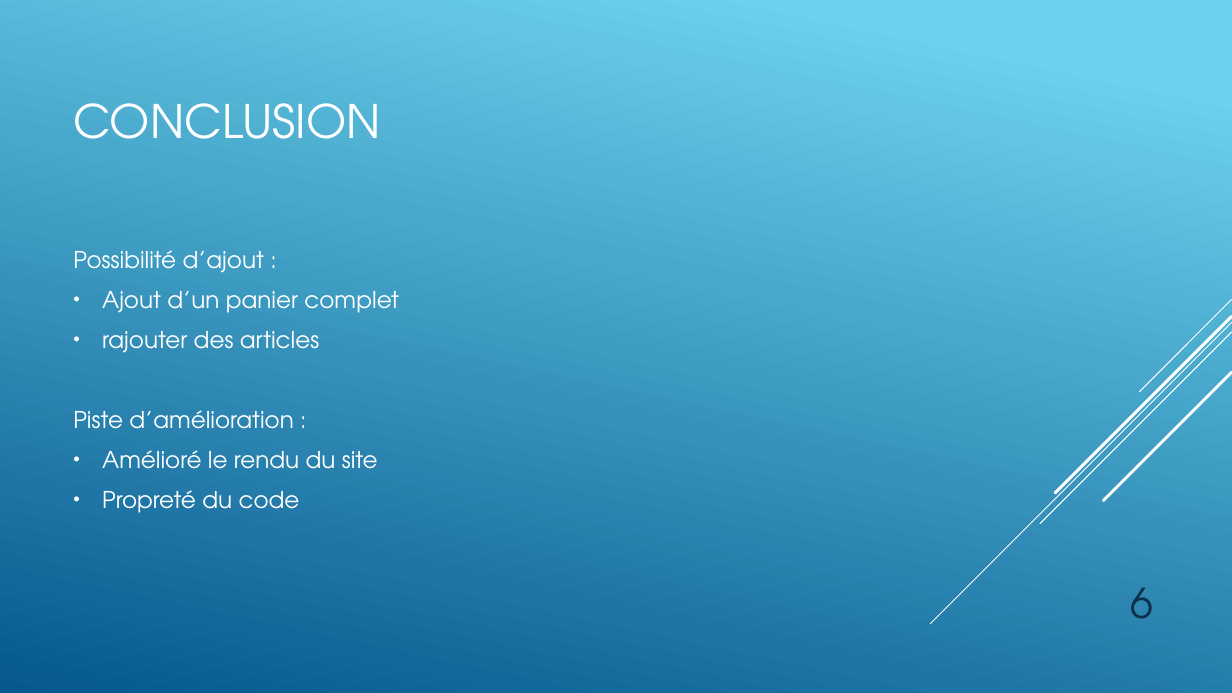
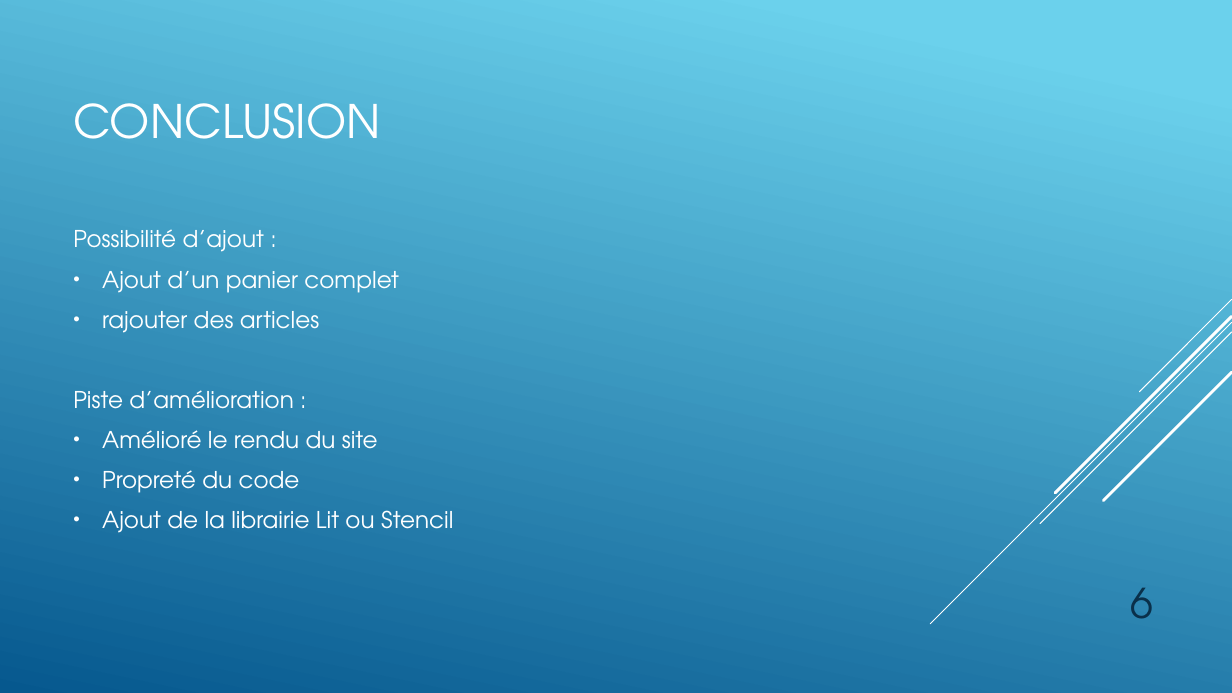
Before and after one commit to anne-parage/Dev-web, a slide deck: slide 6 of Boutique en ligne.pptx. Drawn at 1232x693 pixels with LibreOffice and Linux fonts; fonts in the diff are those of the drawing. Boxes give left, top, right and bottom in pixels: in the first picture for what was removed or moved away, otherwise in the second. Text is boxed around its words. In the diff, an @@ line names an element or a change of style, - is before the commit and + after.

Commit message:
final

```diff
--- a/Boutique en ligne.pptx
+++ b/Boutique en ligne.pptx
@@ text at (102, 510, 453, 533): paragraph added @@
+• Ajout de la librairie Lit ou Stencil
```
Also in this commit, not shown: 1 other slide changed.
